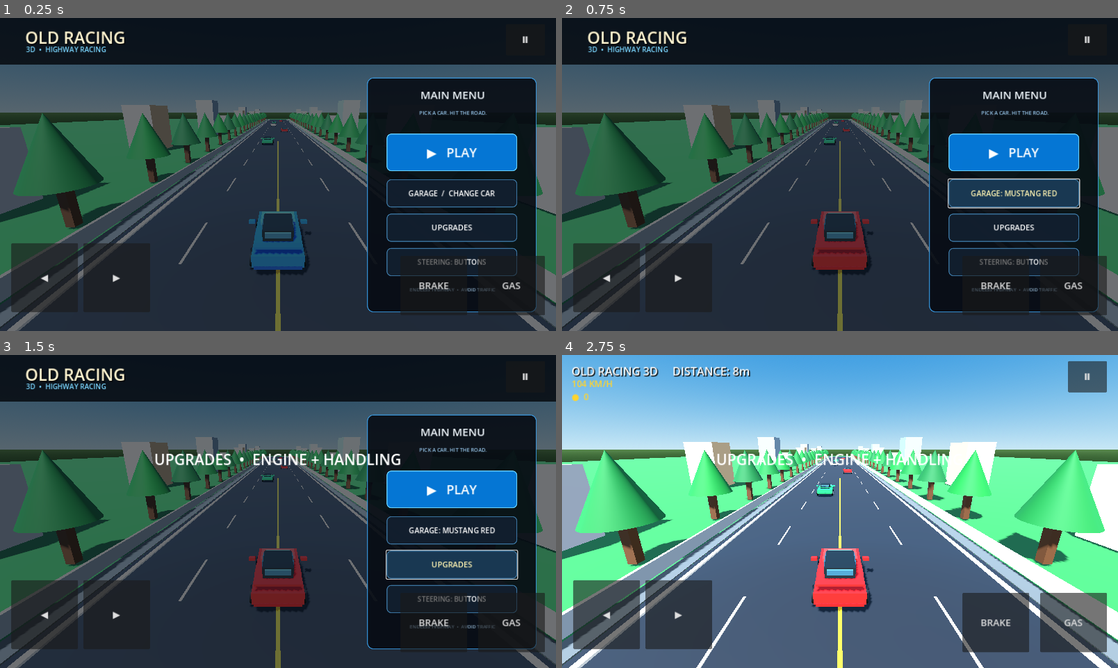
Above: before the commit, frames 1-4 (two rows, left to right).
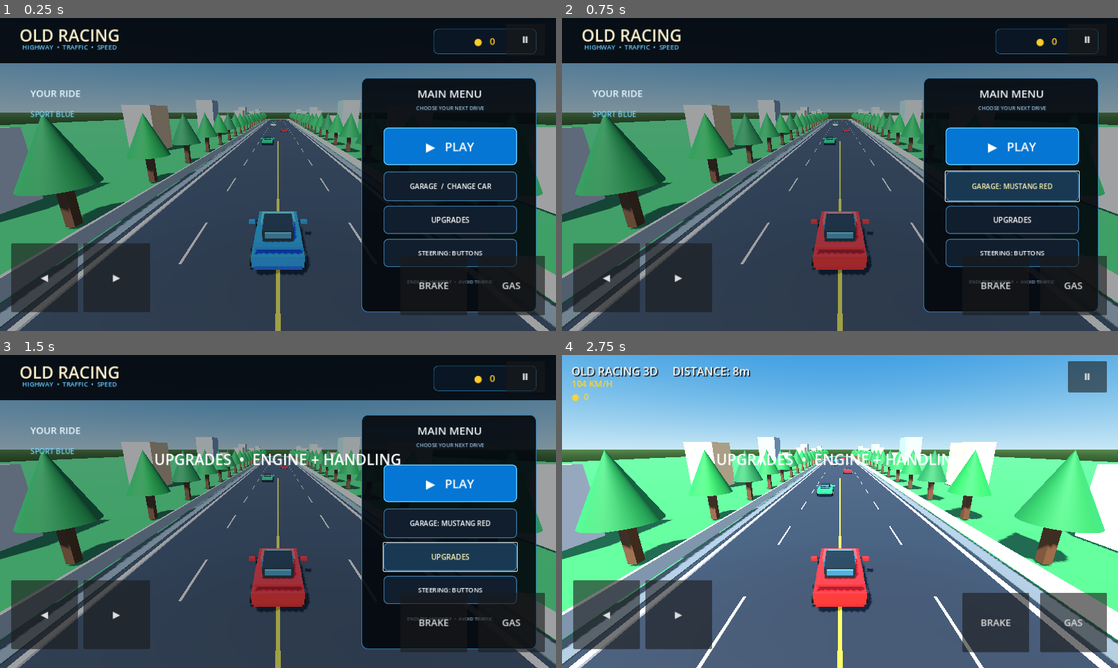
Above: after the commit, the same moments.

Repository: edtatevosiani99-create/Old-Racing
Game: Godot game, scene res://Main.tscn
The game is run twice, just before and just after one commit, with the same random seed, the same clock (stepped at 60 frames per second) and the same inputs.
Inputs:
- Up to frame 1 (0.25 s): no input
- Up to frame 2 (0.75 s): click "GARAGE / CHANGE CAR" at 0.5 s
- Up to frame 3 (1.5 s): click "UPGRADES" at 1.25 s
- Up to frame 4 (2.75 s): click "▶ PLAY" at 2 s

The runs differ from the first frame. In frame 1, 38% of the frame differs, in the area x 0-100%, y 3-100%; in frame 2, 39%; in frame 3, 38%; in frame 4, nothing differs.

Commit message:
Redesign racing menu and implement mode-specific driving controls

Diff:
--- a/godot/main.gd
+++ b/godot/main.gd
@@ -277,24 +277,25 @@
     menu_panel.z_index = 20
     add_child(menu_panel)
 
-    # Traffic-racer-inspired layout: keep the 3D road and car visible behind a sleek UI.
+    # Original racing-game menu with the familiar garage / play / settings flow.
+    # It uses our own layout and generated 3D scene rather than copied proprietary assets.
     var shade := ColorRect.new()
     shade.set_anchors_and_offsets_preset(Control.PRESET_FULL_RECT)
-    shade.color = Color(0.015, 0.025, 0.045, 0.58)
+    shade.color = Color(0.008, 0.018, 0.035, 0.38)
     menu_panel.add_child(shade)
 
     var top_bar := ColorRect.new()
     top_bar.anchor_right = 1.0
-    top_bar.anchor_bottom = 0.15
-    top_bar.color = Color(0.015, 0.025, 0.045, 0.82)
+    top_bar.anchor_bottom = 0.145
+    top_bar.color = Color(0.012, 0.025, 0.045, 0.92)
     menu_panel.add_child(top_bar)
 
     var title := Label.new()
     title.text = "OLD RACING"
-    title.anchor_left = 0.045
-    title.anchor_right = 0.52
-    title.anchor_top = 0.025
-    title.anchor_bottom = 0.095
+    title.anchor_left = 0.035
+    title.anchor_right = 0.38
+    title.anchor_top = 0.018
+    title.anchor_bottom = 0.085
     title.vertical_alignment = VERTICAL_ALIGNMENT_CENTER
     title.add_theme_font_size_override("font_size", 38)
     title.add_theme_color_override("font_color", Color(1.0, 0.96, 0.82))
@@ -303,76 +304,116 @@
     title.add_theme_constant_override("shadow_offset_y", 2)
     menu_panel.add_child(title)
 
-    var edition := Label.new()
-    edition.text = "3D  •  HIGHWAY RACING"
-    edition.anchor_left = 0.047
-    edition.anchor_right = 0.55
-    edition.anchor_top = 0.085
-    edition.anchor_bottom = 0.135
-    edition.add_theme_font_size_override("font_size", 16)
-    edition.add_theme_color_override("font_color", Color(0.48, 0.84, 1.0))
-    menu_panel.add_child(edition)
-
-    # Right-side glass panel keeps the vehicle and scenery visible on the left.
-    var card := Panel.new()
-    card.anchor_left = 0.66
-    card.anchor_right = 0.965
-    card.anchor_top = 0.19
-    card.anchor_bottom = 0.94
-    var card_style := StyleBoxFlat.new()
-    card_style.bg_color = Color(0.025, 0.045, 0.075, 0.90)
-    card_style.border_color = Color(0.22, 0.62, 0.92, 0.85)
-    card_style.set_border_width_all(2)
-    card_style.set_corner_radius_all(14)
-    card.add_theme_stylebox_override("panel", card_style)
-    menu_panel.add_child(card)
+    var subtitle := Label.new()
+    subtitle.text = "HIGHWAY  •  TRAFFIC  •  SPEED"
+    subtitle.anchor_left = 0.04
+    subtitle.anchor_right = 0.40
+    subtitle.anchor_top = 0.078
+    subtitle.anchor_bottom = 0.13
+    subtitle.add_theme_font_size_override("font_size", 15)
+    subtitle.add_theme_color_override("font_color", Color(0.40, 0.80, 1.0))
+    menu_panel.add_child(subtitle)
+
+    var wallet := Panel.new()
+    wallet.anchor_left = 0.78
+    wallet.anchor_right = 0.965
+    wallet.anchor_top = 0.035
+    wallet.anchor_bottom = 0.115
+    var wallet_style := StyleBoxFlat.new()
+    wallet_style.bg_color = Color(0.04, 0.09, 0.14, 0.96)
+    wallet_style.border_color = Color(0.20, 0.62, 0.90, 0.9)
+    wallet_style.set_border_width_all(1)
+    wallet_style.set_corner_radius_all(10)
+    wallet.add_theme_stylebox_override("panel", wallet_style)
+    menu_panel.add_child(wallet)
+
+    var wallet_text := Label.new()
+    wallet_text.text = "●   %d" % coins
+    wallet_text.set_anchors_and_offsets_preset(Control.PRESET_FULL_RECT)
+    wallet_text.horizontal_alignment = HORIZONTAL_ALIGNMENT_CENTER
+    wallet_text.vertical_alignment = VERTICAL_ALIGNMENT_CENTER
+    wallet_text.add_theme_font_size_override("font_size", 22)
+    wallet_text.add_theme_color_override("font_color", Color(1.0, 0.80, 0.16))
+    wallet.add_child(wallet_text)
+
+    var left_caption := Label.new()
+    left_caption.text = "YOUR RIDE"
+    left_caption.anchor_left = 0.055
+    left_caption.anchor_right = 0.38
+    left_caption.anchor_top = 0.22
+    left_caption.anchor_bottom = 0.29
+    left_caption.add_theme_font_size_override("font_size", 22)
+    left_caption.add_theme_color_override("font_color", Color(0.92, 0.97, 1.0))
+    menu_panel.add_child(left_caption)
+
+    var car_caption := Label.new()
+    car_caption.text = car_names[car_color_index]
+    car_caption.anchor_left = 0.055
+    car_caption.anchor_right = 0.43
+    car_caption.anchor_top = 0.29
+    car_caption.anchor_bottom = 0.35
+    car_caption.add_theme_font_size_override("font_size", 17)
+    car_caption.add_theme_color_override("font_color", Color(0.45, 0.82, 1.0))
+    menu_panel.add_child(car_caption)
+
+    var panel := Panel.new()
+    panel.anchor_left = 0.65
+    panel.anchor_right = 0.965
+    panel.anchor_top = 0.19
+    panel.anchor_bottom = 0.94
+    var panel_style := StyleBoxFlat.new()
+    panel_style.bg_color = Color(0.012, 0.03, 0.052, 0.91)
+    panel_style.border_color = Color(0.18, 0.50, 0.72, 0.88)
+    panel_style.set_border_width_all(2)
+    panel_style.set_corner_radius_all(14)
+    panel.add_theme_stylebox_override("panel", panel_style)
+    menu_panel.add_child(panel)
 
     var section := Label.new()
     section.text = "MAIN MENU"
-    section.anchor_left = 0.69
+    section.anchor_left = 0.68
     section.anchor_right = 0.94
-    section.anchor_top = 0.22
-    section.anchor_bottom = 0.29
+    section.anchor_top = 0.215
+    section.anchor_bottom = 0.28
     section.horizontal_alignment = HORIZONTAL_ALIGNMENT_CENTER
     section.add_theme_font_size_override("font_size", 25)
     section.add_theme_color_override("font_color", Color(0.95, 0.98, 1.0))
     menu_panel.add_child(section)
 
     var hint := Label.new()
-    hint.text = "PICK A CAR. HIT THE ROAD."
-    hint.anchor_left = 0.685
-    hint.anchor_right = 0.945
-    hint.anchor_top = 0.29
-    hint.anchor_bottom = 0.34
+    hint.text = "CHOOSE YOUR NEXT DRIVE"
+    hint.anchor_left = 0.68
+    hint.anchor_right = 0.94
+    hint.anchor_top = 0.275
+    hint.anchor_bottom = 0.325
     hint.horizontal_alignment = HORIZONTAL_ALIGNMENT_CENTER
     hint.add_theme_font_size_override("font_size", 12)
     hint.add_theme_color_override("font_color", Color(0.58, 0.76, 0.90))
     menu_panel.add_child(hint)
 
-    var start_button := _menu_button("▶   PLAY", 0.695, 0.37, 0.93, 0.49, 29, true)
+    var start_button := _menu_button("▶   PLAY", 0.69, 0.35, 0.93, 0.47, 28, true)
     start_button.pressed.connect(_start_game)
     menu_panel.add_child(start_button)
 
-    var garage_button := _menu_button("GARAGE  /  CHANGE CAR", 0.695, 0.515, 0.93, 0.605, 17, false)
+    var garage_button := _menu_button("GARAGE  /  CHANGE CAR", 0.69, 0.49, 0.93, 0.585, 16, false)
     garage_button.pressed.connect(_cycle_car_color)
     menu_panel.add_child(garage_button)
-
     car_color_button = garage_button
 
-    var upgrade_button := _menu_button("UPGRADES", 0.695, 0.625, 0.93, 0.715, 18, false)
+    var upgrade_button := _menu_button("UPGRADES", 0.69, 0.60, 0.93, 0.69, 17, false)
     upgrade_button.pressed.connect(_show_upgrades)
     menu_panel.add_child(upgrade_button)
 
-    control_mode_button = _menu_button("STEERING: BUTTONS", 0.695, 0.735, 0.93, 0.825, 16, false)
+    control_mode_button = _menu_button("STEERING: BUTTONS", 0.69, 0.705, 0.93, 0.795, 15, false)
     control_mode_button.pressed.connect(_toggle_control_mode)
     menu_panel.add_child(control_mode_button)
 
     var footer := Label.new()
     footer.text = "ENDLESS HIGHWAY  •  AVOID TRAFFIC"
-    footer.anchor_left = 0.69
-    footer.anchor_right = 0.94
-    footer.anchor_top = 0.855
-    footer.anchor_bottom = 0.91
+    footer.anchor_left = 0.675
+    footer.anchor_right = 0.945
+    footer.anchor_top = 0.83
+    footer.anchor_bottom = 0.90
     footer.horizontal_alignment = HORIZONTAL_ALIGNMENT_CENTER
     footer.add_theme_font_size_override("font_size", 11)
     footer.add_theme_color_override("font_color", Color(0.57, 0.70, 0.81))
